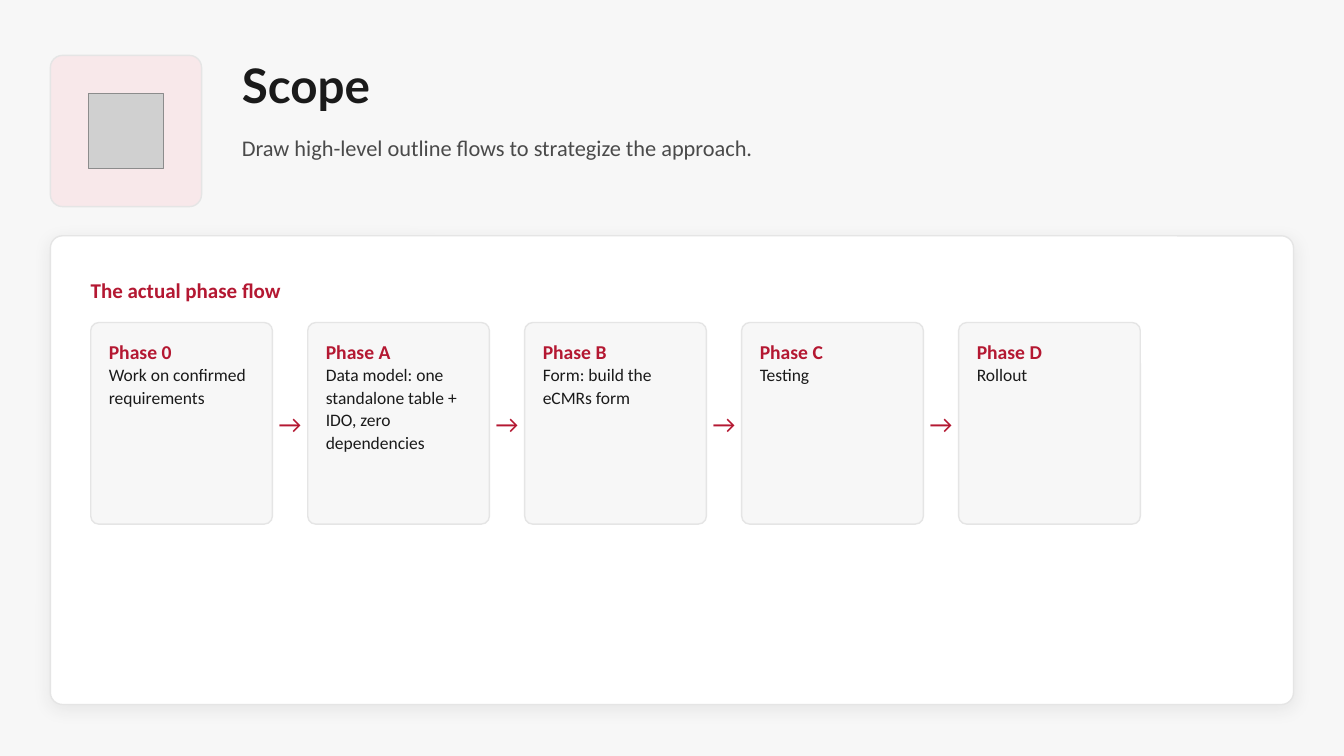
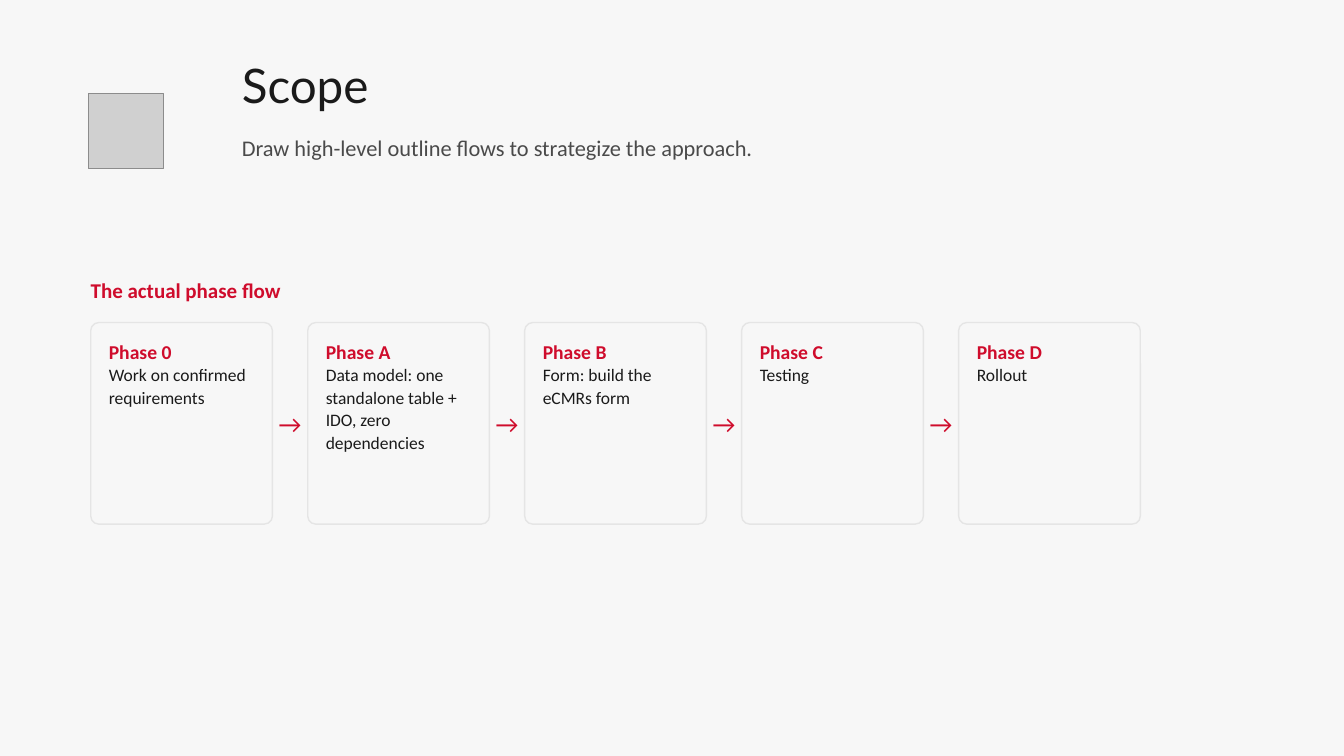
Before and after one commit to Enflite/eCMRs, a slide deck: slide 3 of docs/presentations/eCMRs_plan.pptx. Drawn at 1344x756 pixels with LibreOffice and Linux fonts; fonts in the diff are those of the drawing; grey boxes stand for pictures. Boxes give left, top, right and bottom in pixels: in the first picture for what was removed or moved away, otherwise in the second. Text is boxed around its words. In the diff, an @@ line names an element or a change of style, - is before the commit and + after.

```diff
--- a/docs/presentations/eCMRs_plan.pptx
+++ b/docs/presentations/eCMRs_plan.pptx
@@ rounded rectangle removed at (50, 55, 202, 207) @@
@@ text "Scope" at (242, 68, 369, 111): bold off @@
@@ rounded rectangle removed at (50, 236, 1294, 705) @@
@@ text colour #B41832 to #CF0C2C in 5 elements at (91, 283, 281, 302), (272, 323, 308, 524), (490, 323, 525, 524), (707, 323, 742, 524), (924, 323, 959, 524) @@
@@ text at (109, 345, 172, 359): text colour #B41832 to #CF0C2C in "Phase 0" @@
@@ text at (326, 345, 391, 359): text colour #B41832 to #CF0C2C in "Phase A" @@
@@ text at (543, 345, 607, 359): text colour #B41832 to #CF0C2C in "Phase B" @@
@@ text at (760, 345, 823, 359): text colour #B41832 to #CF0C2C in "Phase C" @@
@@ text at (977, 345, 1042, 359): text colour #B41832 to #CF0C2C in "Phase D" @@
```
Also in this commit, not shown: 12 other slides changed, 2 other files.
